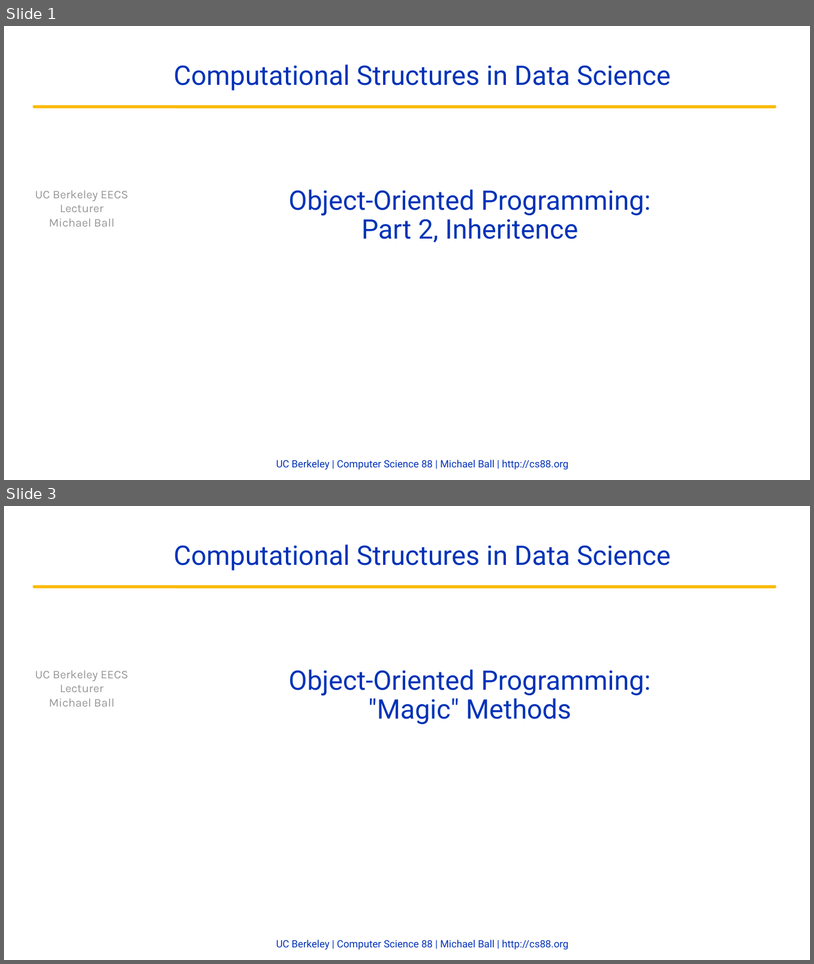
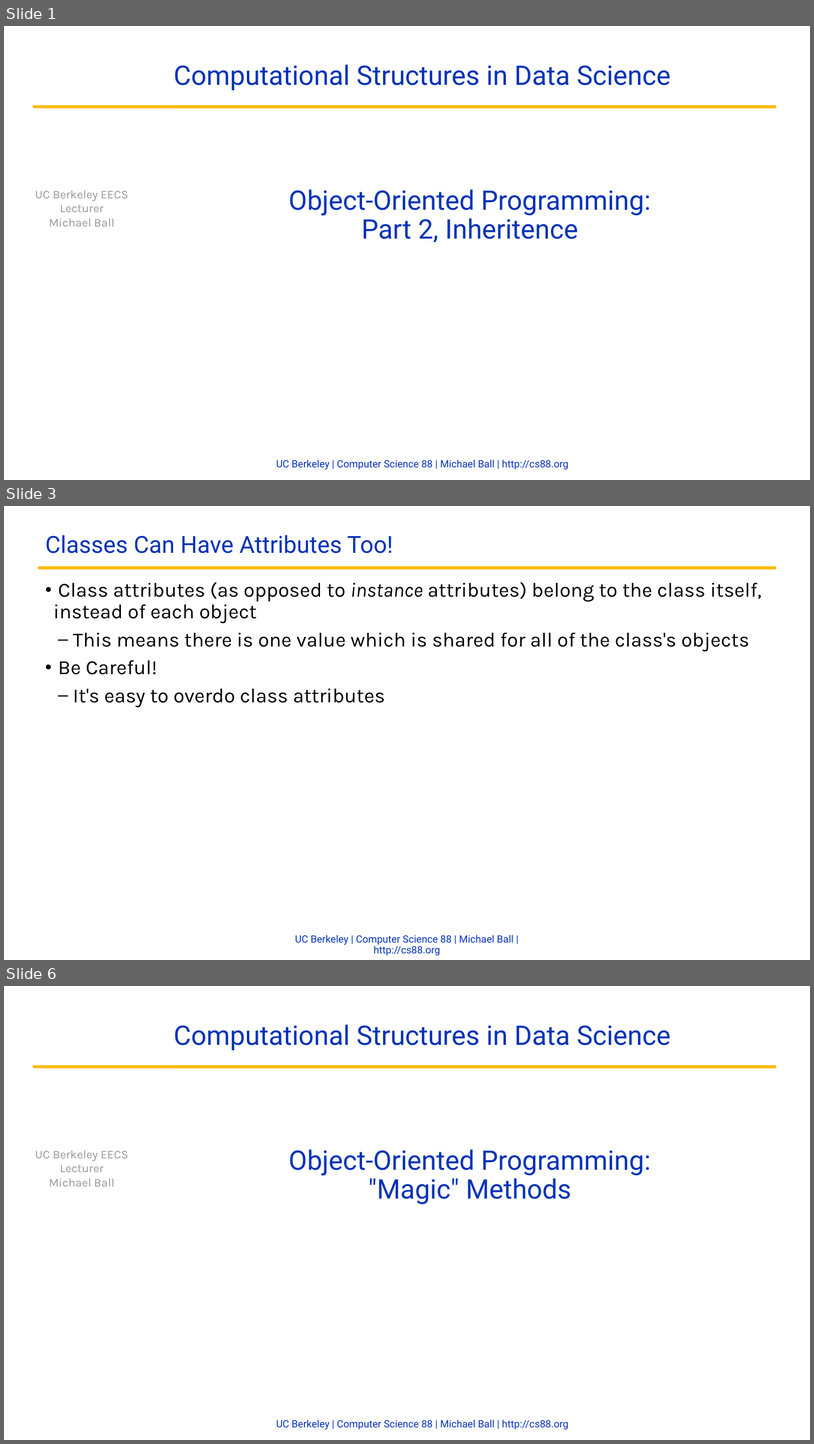
Before and after one commit to cs88-website/fa22, a slide deck: assets/slides/fa22/14-OOP_II.pptx. Shown one above the other, each under a label of ours: slides 1 and 3 before the commit, slides 1, 3 and 6 after it; the slides between them are not shown. The pictures are 814x964 and 814x1444 pixels, drawn with LibreOffice and Linux fonts; fonts in the diff are those of the drawing; background and template pictures are left out. Boxes give left, top, right and bottom in pixels: in the first picture for what was removed or moved away, otherwise in the second. Text is boxed around its words. In the diff, an @@ line names an element or a change of style, - is before the commit and + after.

```diff
--- a/assets/slides/fa22/14-OOP_II.pptx
+++ b/assets/slides/fa22/14-OOP_II.pptx
@@ slide 3 added at <box>4,506,810,960</box>, background #FFFFFF @@
@@ title added at <box>45,535,393,553</box>, 28 pt, text #0332B7 @@
+Classes Can Have Attributes Too!
@@ freeform shape added at <box>39,568,776,568</box>, outline #FBBA03 3.75 pt @@
@@ text added at <box>53,582,762,707</box>, 24 pt, text #000000 @@
+• Class attributes (as opposed to instance attributes) belong to the class itself, instead of each object
+  – This means there is one value which is shared for all of the class's objects
+• Be Careful!
+  – It's easy to overdo class attributes
@@ text added at <box>295,934,514,955</box>, 12 pt, text #0332B7 @@
+UC Berkeley | Computer Science 88 | Michael Ball | http://cs88.org
@@ what was slide 3 is now slide 6 @@
```
Also in this commit, not shown: 1 slide changed, 2 other slides added, 2 other files.
